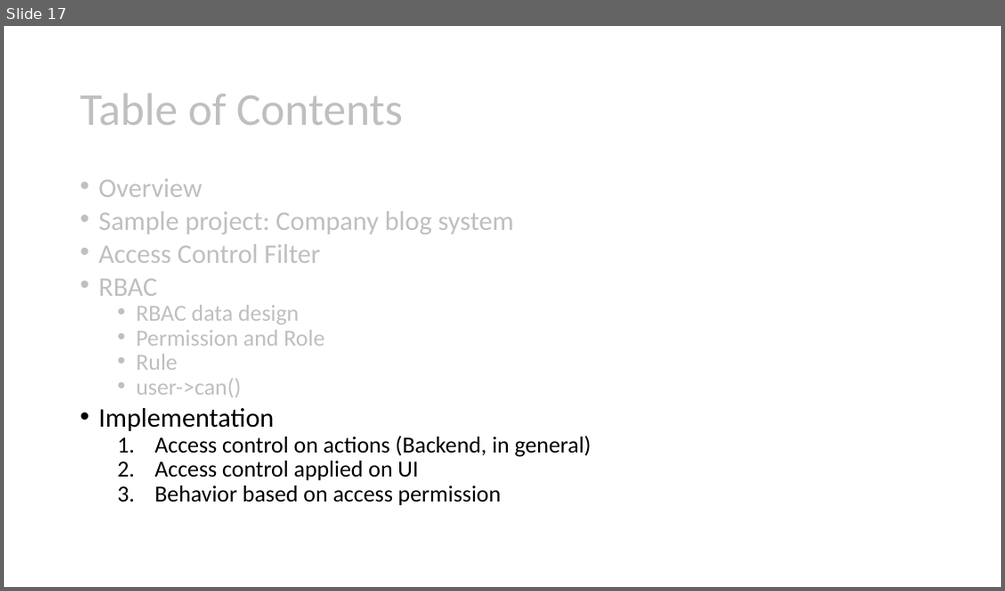
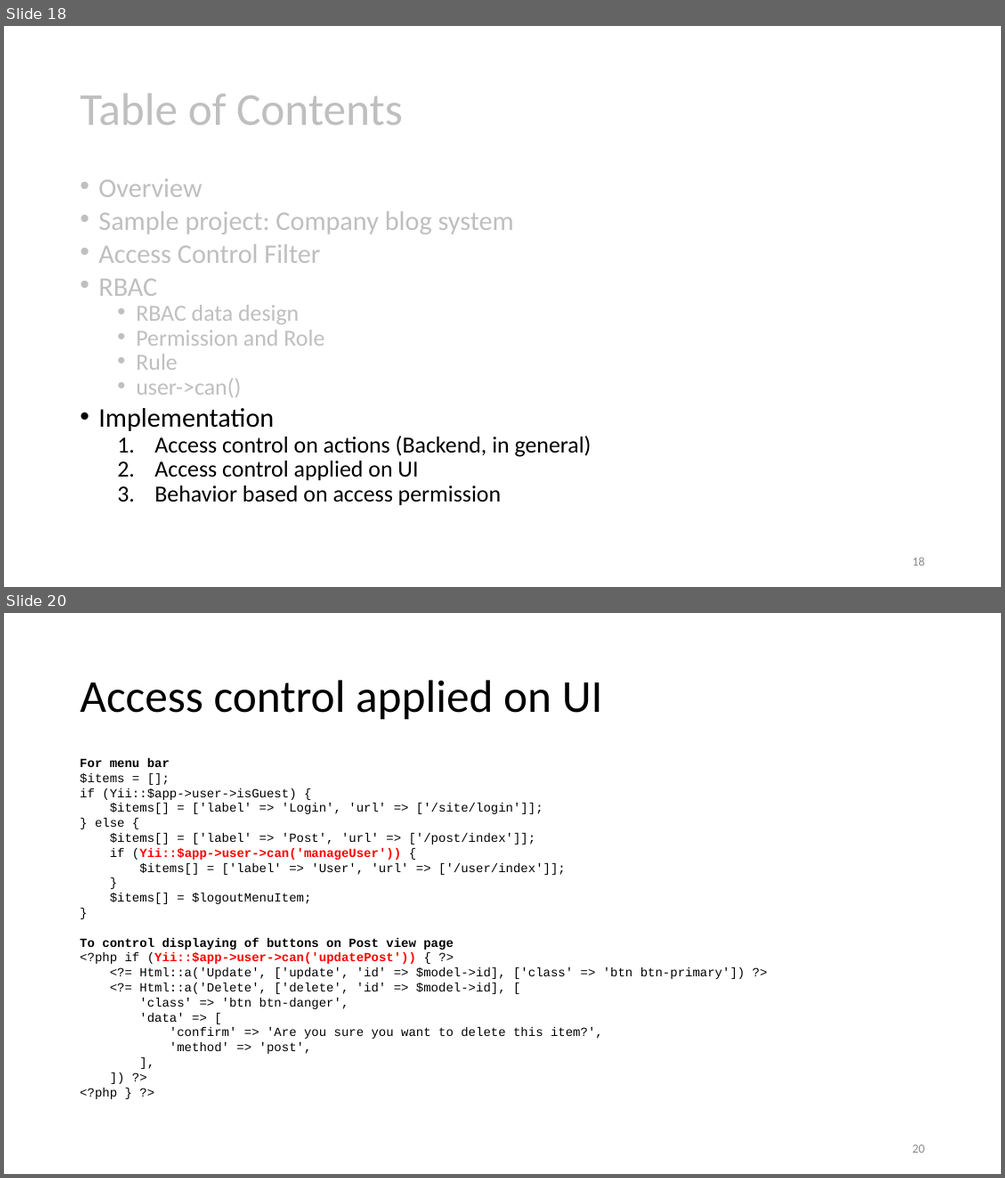
Before and after one commit to umbalaconmeogia/yii2-rbac-tutorial, a slide deck: docs/tutorial/Yii2RbacTutorial.pptx. Shown one above the other, each under a label of ours: slide 17 before the commit, slides 18 and 20 after it; the slides between them are not shown. The pictures are 1005x591 and 1005x1178 pixels, drawn with LibreOffice and Linux fonts; fonts in the diff are those of the drawing. Boxes give left, top, right and bottom in pixels: in the first picture for what was removed or moved away, otherwise in the second. Text is boxed around its words. In the diff, an @@ line names an element or a change of style, - is before the commit and + after.

```diff
--- a/docs/tutorial/Yii2RbacTutorial.pptx
+++ b/docs/tutorial/Yii2RbacTutorial.pptx
@@ slide 20 added at (4,613,1001,1174), background #FFFFFF @@
@@ title added at (80,680,603,720), 44 pt, text #000000 @@
+Access control applied on UI
@@ text added at (80,758,745,1099), 12 pt, text #000000 @@
+For menu bar
+$items = [];
+if (Yii::$app->user->isGuest) {
+$items[] = ['label' => 'Login', 'url' => ['/site/login']];
+} else {
+$items[] = ['label' => 'Post', 'url' => ['/post/index']];
+if (Yii::$app->user->can('manageUser')) {
+$items[] = ['label' => 'User', 'url' => ['/user/index']];
+}
+$items[] = $logoutMenuItem;
+}
+To control displaying of buttons on Post view page
+<?php if (Yii::$app->user->can('updatePost')) { ?>
+<?= Html::a('Update', ['update', 'id' => $model->id], ['class' => 'btn btn-primary']) ?>
+<?= Html::a('Delete', ['delete', 'id' => $model->id], [
+'class' => 'btn btn-danger',
+'data' => [
+'confirm' => 'Are you sure you want to delete this item?',
+'method' => 'post',
+],
+]) ?>
+<?php } ?>
@@ page number added at (912,1144,924,1152), 12 pt, text #8C8C8C @@
+20
@@ what was slide 17 is now slide 18 @@
@@ slide 18 changed as well @@
@@ page number added at (912,556,924,565), 12 pt, text #8C8C8C @@
+18
```
Also in this commit, not shown: 15 other slides changed, 5 other slides added, 1 slide removed, 19 other files.
